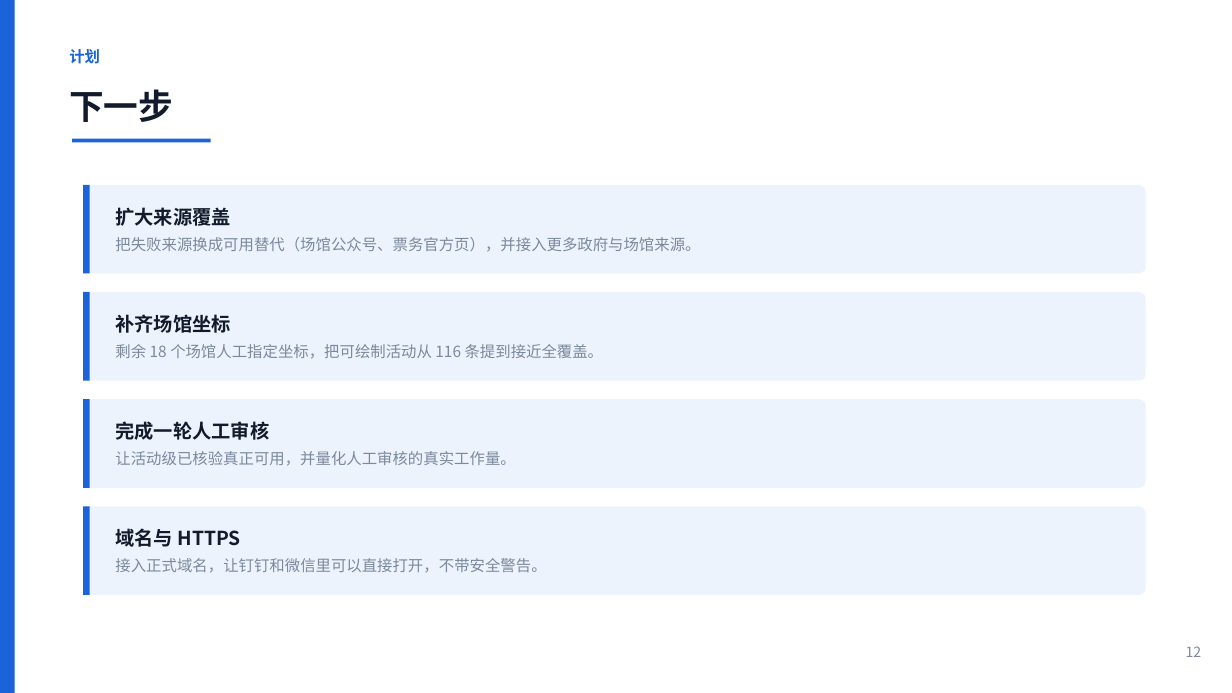
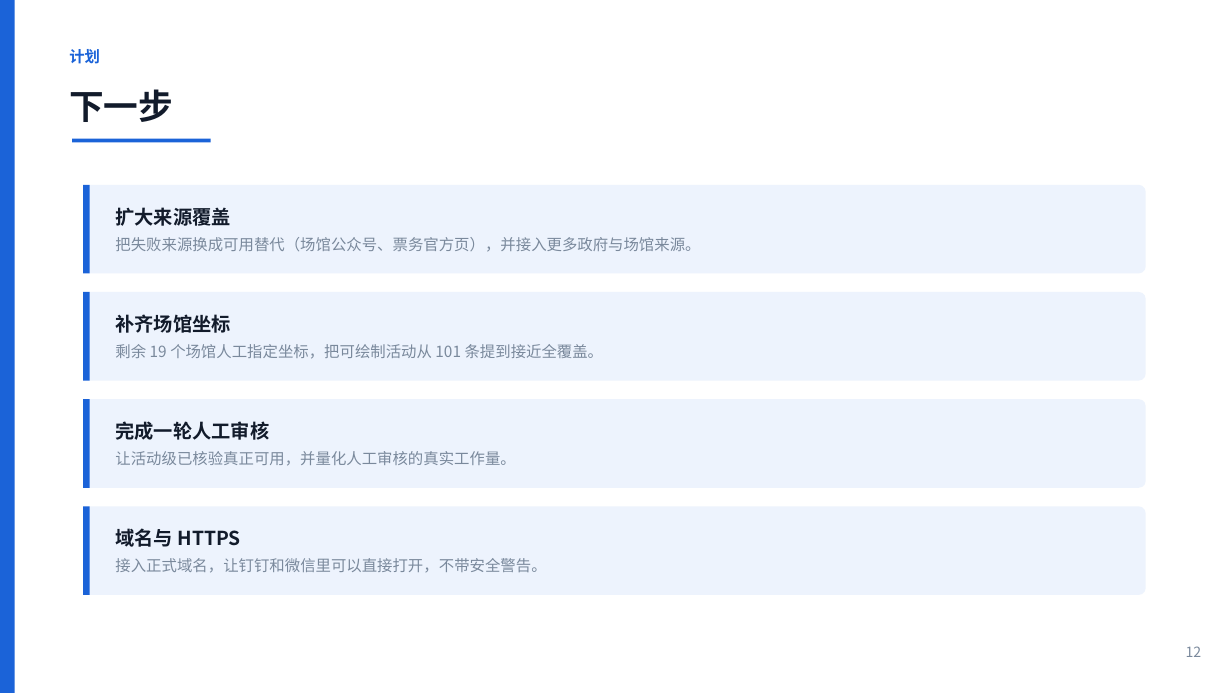
Before and after one commit to Haoran-Ding23/Menduner, a slide deck: slide 12 of docs/Menduner_项目汇报.pptx. Drawn at 1232x693 pixels with LibreOffice and Linux fonts; fonts in the diff are those of the drawing. Boxes give left, top, right and bottom in pixels: in the first picture for what was removed or moved away, otherwise in the second. Text is boxed around its words. In the diff, an @@ line names an element or a change of style, - is before the commit and + after.

```diff
--- a/docs/Menduner_项目汇报.pptx
+++ b/docs/Menduner_项目汇报.pptx
@@ text at [115,344,604,359]: text changed @@
-剩余 18 个场馆人工指定坐标，把可绘制活动从 116 条提到接近全覆盖。
+剩余 19 个场馆人工指定坐标，把可绘制活动从 101 条提到接近全覆盖。
```
Also in this commit, not shown: 5 other slides changed, 29 other files.
